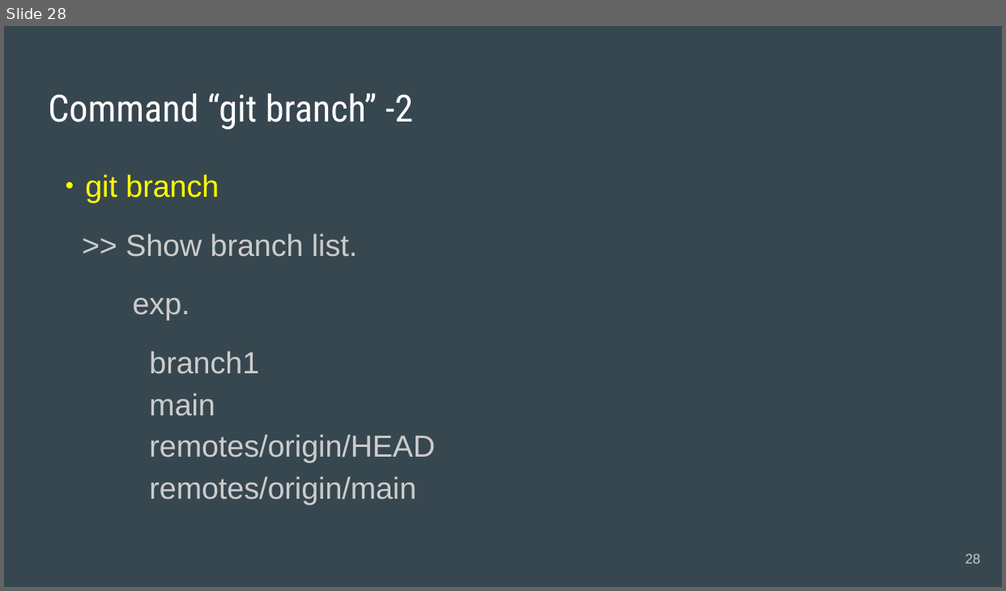
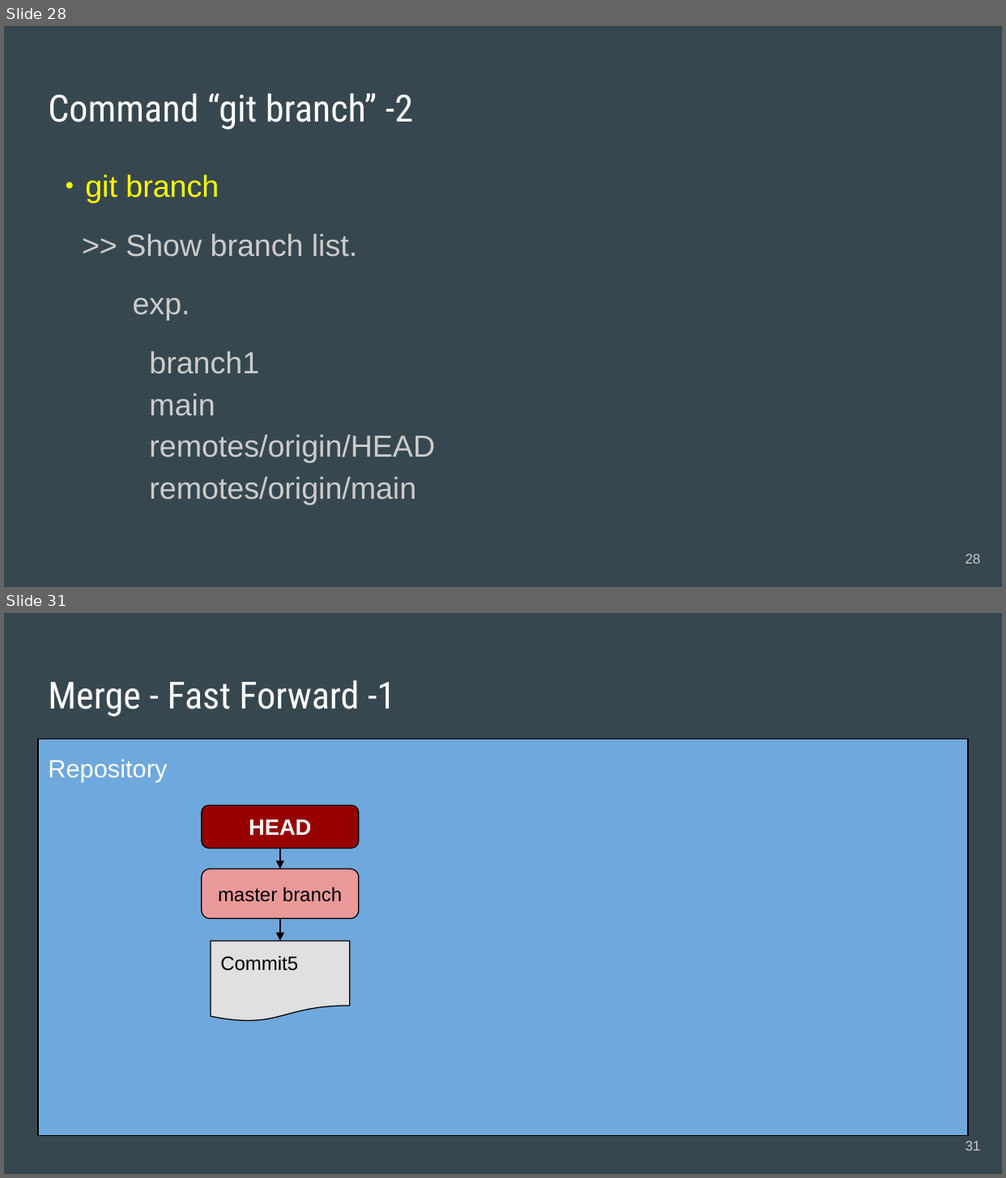
Before and after one commit to acchi17/StudyGit, a slide deck: GitStudySession.pptx. Shown one above the other, each under a label of ours: slide 28 before the commit, slides 28 and 31 after it; the slides between them are not shown. The pictures are 1006x591 and 1006x1178 pixels, drawn with LibreOffice and Linux fonts; fonts in the diff are those of the drawing. Boxes give left, top, right and bottom in pixels: in the first picture for what was removed or moved away, otherwise in the second. Text is boxed around its words. In the diff, an @@ line names an element or a change of style, - is before the commit and + after.

Commit message:
Change@branch6

```diff
--- a/GitStudySession.pptx
+++ b/GitStudySession.pptx
@@ slide 31 added at (x1=4, y1=613, x2=1002, y2=1174), background #37474F @@
@@ title added at (x1=48, y1=680, x2=395, y2=717), 27 pt, text #FFFFFF @@
+Merge - Fast Forward -1
@@ text added at (x1=38, y1=739, x2=968, y2=1136), fill #6FA8DC, outline #000000 0.75 pt, 18 pt, text #FFFFFF @@
+Repository
@@ rounded rectangle added at (x1=202, y1=806, x2=358, y2=849), fill #980000, outline #000000 0.75 pt, 16 pt, text #FFFFFF, bold @@
+HEAD
@@ arrow added from (280, 849) to (280, 870), #000000 1.5 pt @@
@@ rounded rectangle added at (x1=202, y1=870, x2=358, y2=919), fill #EA9999, outline #000000 0.75 pt, 14 pt, text #000000 @@
+master branch
@@ arrow added from (280, 918) to (280, 941), #000000 1.5 pt @@
@@ flow chart document added at (x1=211, y1=941, x2=349, y2=1022), fill #E0E0E0, outline #000000 0.75 pt, 14 pt, text #000000 @@
+Commit5
@@ page number added at (x1=965, y1=1141, x2=981, y2=1151), 10 pt, text #CACACA @@
+31
```
Also in this commit, not shown: 7 slides changed, 34 other slides added, 2 slides removed.
